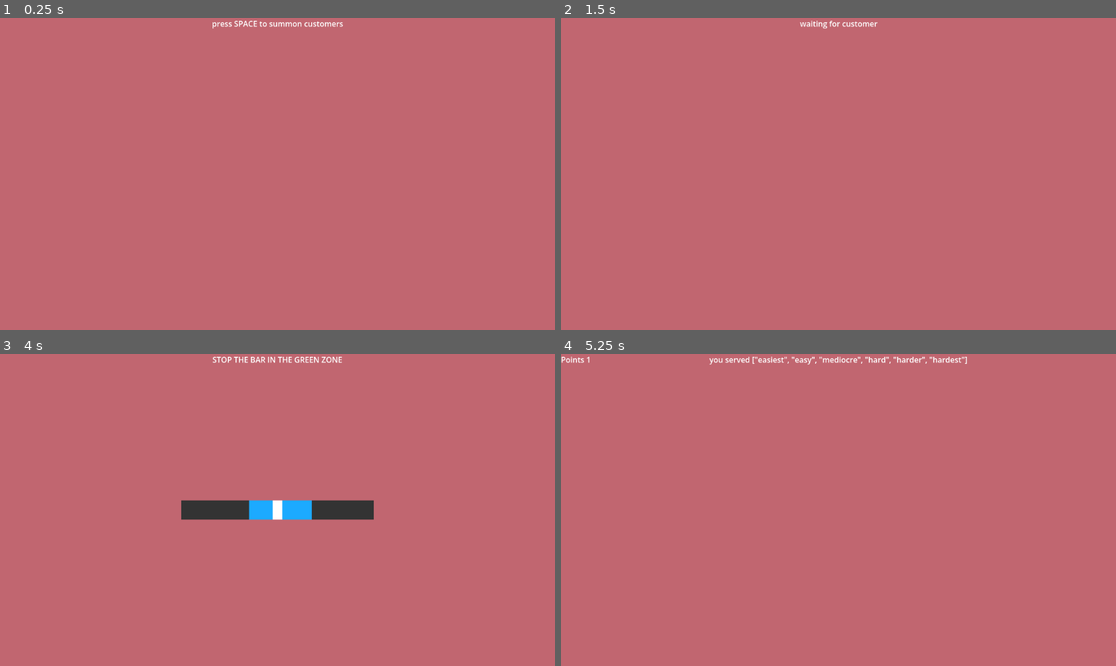
Above: before the commit, frames 1-4 (two rows, left to right).
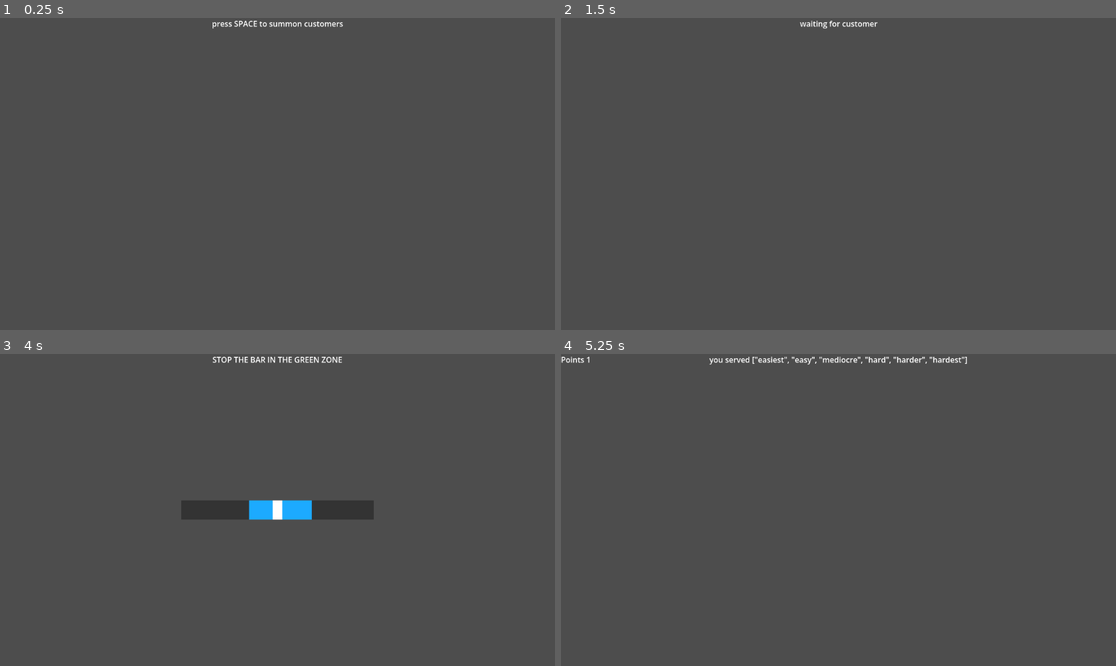
Above: after the commit, the same moments.

Repository: nidofir/ThePerfectPump
Game: Godot game, scene res://Scenes/QTEB.tscn
The game is run twice, just before and just after one commit, with the same random seed, the same clock (stepped at 60 frames per second) and the same inputs. This scene is started directly instead of the project's main scene.
Inputs (mouse positions are in pixels of both pictures, inside the frame that each line leads up to):
- Up to frame 1 (0.25 s): no input
- Up to frame 2 (1.5 s): tap Space at 0.5 s; move the mouse to (960, 158) at 0.52 s; hold D (right) 0.53-1.28 s; tap Enter (ui_accept) at 0.77, 1.25 s; move the mouse to (727, 189) at 1.27 s; hold S (back) from 1.28 s (still down)
- Up to frame 3 (4 s): tap Enter (ui_accept) at 1.52, 2, 2.75, 3.02, 3.5, 3.77 s; move the mouse to (333, 441) at 2.02 s; release S (back) at 2.03 s; hold D (right) 2.03-2.78 s; move the mouse to (249, 572) at 2.77 s; hold W (forward) 2.78-3.53 s; move the mouse to (444, 556) at 3.52 s; hold A (left) from 3.53 s (still down)
- Up to frame 4 (5.25 s): tap Enter (ui_accept) at 4.25, 4.52 s; move the mouse to (672, 463) at 4.27 s; move the mouse to (866, 510) at 5.02 s; release A (left) at 5.03 s; hold S (back) from 5.03 s (still down)

The runs differ from the first frame. In frame 1, 100% of the frame differs, in the area x 0-100%, y 0-100%; in frame 2, 100%; in frame 3, 98%; in frame 4, 100%.

Commit message:
messing with qteb

Diff:
--- a/the-perfect-pump/Scenes/QTEB.tscn
+++ b/the-perfect-pump/Scenes/QTEB.tscn
@@ -13,7 +13,7 @@
 anchor_bottom = 1.0
 grow_horizontal = 2
 grow_vertical = 2
-color = Color(0.75686276, 0.4, 0.4392157, 1)
+color = Color(14.525561, 8.116523, 8.820813, 0)
 
 [node name="NewNPCTimer" type="Timer" parent="PumpEventGameLayer" unique_id=1860267237]
 one_shot = true
@@ -77,14 +77,14 @@
 [node name="UI" type="CanvasLayer" parent="PumpEventGameLayer" unique_id=1877785819]
 
 [node name="PointsLabel" type="Label" parent="PumpEventGameLayer/UI" unique_id=1366158836]
-offset_right = 40.0
-offset_bottom = 23.0
+offset_right = 100.0
+offset_bottom = 40.0
 
 [node name="StatusLabel" type="Label" parent="PumpEventGameLayer/UI" unique_id=1832992593]
 anchors_preset = 5
 anchor_left = 0.5
 anchor_right = 0.5
-offset_left = -20.0
-offset_right = 20.0
-offset_bottom = 23.0
+offset_left = -50.0
+offset_right = 50.0
+offset_bottom = 40.0
 grow_horizontal = 2
--- a/the-perfect-pump/Scripts/qteb.gd
+++ b/the-perfect-pump/Scripts/qteb.gd
@@ -39,8 +39,8 @@
 
 
 func process(delta:float)->void:
-	#if current_state != State.PUMP:
-	#	return
+	if current_state != State.PUMP:
+		return
 	_move_indicator(delta)
 
 
